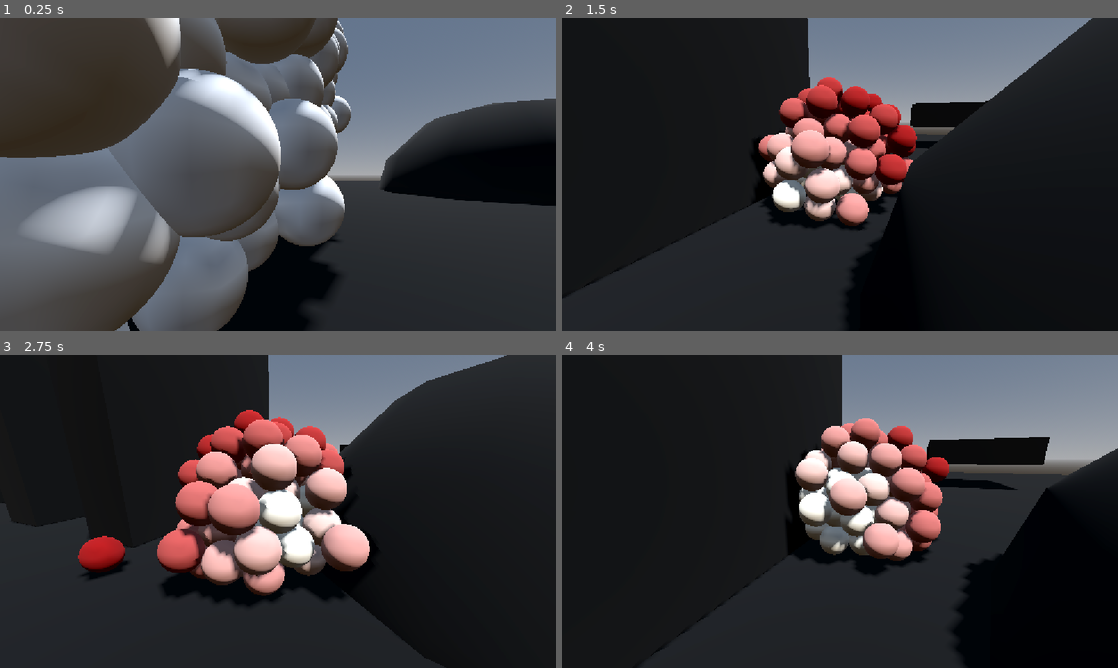
Above: before the commit, frames 1-4 (two rows, left to right).
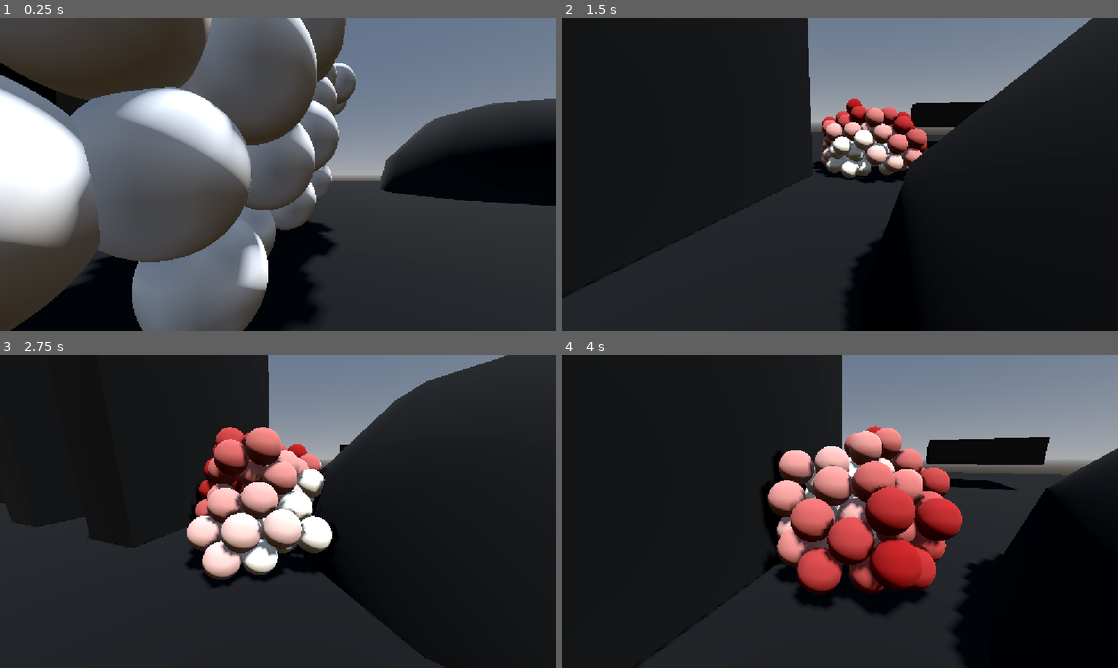
Above: after the commit, the same moments.

Repository: bigdcdog/Speek
Game: Godot game, scene res://scenes/main.tscn
Same seed, same stepped clock (60 frames per second), same inputs: the game is played once before the commit and once after it.
Inputs (mouse positions are in pixels of both pictures, inside the frame that each line leads up to):
- Up to frame 1 (0.25 s): no input
- Up to frame 2 (1.5 s): move the mouse to (962, 158) at 0.52 s; hold D (right) 0.53-1.28 s; hold Right mouse button (drag) 0.53-1.28 s; move the mouse to (728, 190) at 1.27 s; hold S (backward) from 1.28 s (still down); tap Mouse wheel up (zoom_in) at 1.35 s
- Up to frame 3 (2.75 s): move the mouse to (333, 442) at 2.02 s; release S (backward) at 2.03 s; hold D (right) from 2.03 s (still down); tap Mouse wheel down (zoom_out) at 2.1 s
- Up to frame 4 (4 s): move the mouse to (812, 574) at 2.77 s; release D (right) at 2.78 s; hold W (forward) 2.78-3.53 s; right-click (812, 574) at 2.85 s; move the mouse to (1006, 558) at 3.52 s; hold A (left) from 3.53 s (still down); tap Mouse wheel up (zoom_in) at 3.6 s

The runs differ from the first frame. In frame 1, 38% of the frame differs, in the area x 0-64%, y 0-100%; in frame 2, 9.7%; in frame 3, 16%; in frame 4, 16%.

Commit message:
final code for speek
maybe

Diff:
--- a/scenes/chunk.tscn
+++ b/scenes/chunk.tscn
@@ -16,11 +16,6 @@
 contact_monitor = true
 max_contacts_reported = 8
 script = ExtResource("1_jas4a")
-strength = 50.0
-integrity_gain = 5
-carry_scale = 6.0
-slack = 0.0
-adhesion_strength = 100.0
 
 [node name="collision" type="CollisionShape3D" parent="." unique_id=334336060]
 shape = SubResource("SphereShape3D_g4v7s")
--- a/scenes/chunk_manager.tscn
+++ b/scenes/chunk_manager.tscn
@@ -8,6 +8,8 @@
 
 [node name="chunk_manager" type="Node3D" unique_id=1375283603]
 script = ExtResource("1_0oixa")
+near_colour = Color(0.94509804, 0.92156863, 0.8666667, 1)
+far_colour = Color(0.5568628, 0, 0, 1)
 
 [node name="target" type="CharacterBody3D" parent="." unique_id=790738553]
 collision_layer = 2
--- a/scripts/chunk.gd
+++ b/scripts/chunk.gd
@@ -3,13 +3,18 @@
 @onready var mesh: MeshInstance3D = $mesh
 @onready var collision: CollisionShape3D = $collision
 
-@export var max_distance := 10.0
+@export_category("chunk_physics")
+
+@export_group("chunk movement")
+@export var max_distance := 5.0
 @export var strength := 100.0
-@export var max_speed := 8.0
-
+@export var max_speed := 10.0
+
+@export_group("chunk integrity")
 @export var integrity_loss := 1
 @export var integrity_gain := 10
 
+@export_group("chunk connection")
 @export var reach_scale := 1.0
 @export var carry_scale := 0.85
 @export var follow_scale := 0.7
@@ -17,13 +22,15 @@
 @export var slide := 0.8
 @export var slack := 1.1
 
-@export_range(0.0, 1.0) var link_stiffness := 0.1
+@export_group("chunk link")
+@export_range(0.0, 1.0) var link_stiffness := 0.5
 @export_range(0.0, 1.0) var link_damping := 0.8
 @export var max_pull := 300.0
 @export var recall_distance := 8.0
 @export var enable_recall := false
 
-@export var adhesion_strength := 200.0
+@export_group("chunk surface")
+@export var adhesion_strength := 20.0
 @export var surface_damping := 8.0
 
 var radius := 0.0
@@ -62,147 +69,99 @@
 var surface_normal := Vector3.ZERO
 var timer := 0.0
 
-
 func link_to(other, rest_length: float) -> void:
-	if other == self or links.has(other):
-		return
-
 	links.append(other)
 	rests.append(rest_length)
 	gains.append(0.0)
-
 	other.links.append(self)
 	other.rests.append(rest_length)
 	other.gains.append(0.0)
 
-
 func unlink_from(other) -> void:
 	var index: int = links.find(other)
-
 	if index != -1:
 		links.remove_at(index)
 		rests.remove_at(index)
 		gains.remove_at(index)
-
 	if not is_instance_valid(other):
 		return
-
 	var other_index: int = other.links.find(self)
-
 	if other_index != -1:
 		other.links.remove_at(other_index)
 		other.rests.remove_at(other_index)
 		other.gains.remove_at(other_index)
-
 
 func bake_links() -> void:
 	for i in range(links.size()):
 		var link = links[i]
 		var busiest: int = maxi(links.size(), link.links.size())
 		var combined_mass: float = mass + link.mass
-
 		if combined_mass <= 0.0:
 			gains[i] = 0.0
 			continue
-
 		gains[i] = (mass * link.mass / combined_mass) / (busiest + 1)
-
 
 func pick_base() -> void:
 	base = null
 	base_rest = 0.0
-
 	for i in range(links.size()):
 		var link = links[i]
-
 		if link.rank < rank:
 			if base == null or link.rank > base.rank:
 				base = link
 				base_rest = rests[i]
 
-
 func hold_distance() -> float:
 	if group != Group.NEAR and base != null:
 		return base_rest * slack
-
 	return radius * 2.0 * slack
-
 
 func capture_contacts(state: PhysicsDirectBodyState3D) -> void:
 	wall_integrity = 0
 	wall_supports.clear()
-
 	var normal_sum := Vector3.ZERO
-
 	for contact in state.get_contact_count():
 		var collider = state.get_contact_collider_object(contact)
-
 		if collider == null:
 			continue
-
 		if collider is Node and collider.is_in_group("speek"):
 			continue
-
 		wall_integrity += integrity_gain
-
-		wall_supports.append(
-			state.transform * state.get_contact_local_position(contact)
-		)
-
+		wall_supports.append(state.transform * state.get_contact_local_position(contact))
 		var local_normal: Vector3 = state.get_contact_local_normal(contact)
 		var world_normal: Vector3 = state.transform.basis * local_normal
-
 		if world_normal.length_squared() > 0.0001:
 			normal_sum += world_normal.normalized()
-
 	if normal_sum.length_squared() > 0.0001:
 		surface_normal = normal_sum.normalized()
 	else:
 		surface_normal = Vector3.ZERO
 
-
 func cohesion(state: PhysicsDirectBodyState3D) -> void:
 	if links.is_empty():
 		return
-
 	var here: Vector3 = state.transform.origin
-
 	var spring: float = link_stiffness / (state.step * state.step)
 	var damper: float = link_damping / state.step
-
 	var pull := Vector3.ZERO
 	var nearest = null
 	var nearest_distance: float = INF
-
 	for i in range(links.size()):
 		var link = links[i]
-
 		if not is_instance_valid(link):
 			continue
-
 		var offset: Vector3 = link.global_position - here
 		var distance: float = offset.length()
-
 		if distance < nearest_distance:
 			nearest_distance = distance
 			nearest = link
-
 		if distance < 0.0001:
 			continue
-
 		var direction: Vector3 = offset / distance
 		var stretch: float = distance - rests[i]
-
-		var separating: float = (
-			link.linear_velocity - state.linear_velocity
-		).dot(direction)
-
-		pull += direction * (
-			stretch * spring + separating * damper
-		) * gains[i]
-
+		var separating: float = (link.linear_velocity - state.linear_velocity).dot(direction)
+		pull += direction * (stretch * spring + separating * damper) * gains[i]
 	state.apply_central_force(pull.limit_length(max_pull))
-
 	if enable_recall and nearest != null and nearest_distance > recall_distance:
 		recall(state, nearest)
 
@@ -216,45 +175,20 @@
 func adhesion(state: PhysicsDirectBodyState3D) -> void:
 	if surface_normal == Vector3.ZERO:
 		return
-
 	state.apply_central_force(-surface_normal * adhesion_strength)
-
-	var normal_velocity: Vector3 = (
-		surface_normal * state.linear_velocity.dot(surface_normal)
-	)
-
-	var tangent_velocity: Vector3 = (
-		state.linear_velocity - normal_velocity
-	)
-
+	var normal_velocity: Vector3 = (surface_normal * state.linear_velocity.dot(surface_normal))
+	var tangent_velocity: Vector3 = (state.linear_velocity - normal_velocity)
 	state.apply_central_force(-tangent_velocity * surface_damping)
 
 
 func drive(state: PhysicsDirectBodyState3D, chunk_scale: float) -> void:
 	if integrity <= 0:
 		return
-
 	var hold: float = hold_distance()
-
-	var multiplier: float = pow(
-		clampf(
-			(target_distance - hold) / maxf(max_distance - hold, 0.001),
-			0.0,
-			1.0
-		),
-		0.5
-	)
-
+	var multiplier: float = pow(clampf((target_distance - hold) / maxf(max_distance - hold, 0.001), 0.0, 1.0), 0.5)
 	var held: float = clampf(
-		float(integrity) / maxf(float(integrity_gain), 0.001),
-		0.0,
-		1.0
-	)
-
-	state.apply_central_force(
-		target_direction * multiplier * held * strength * chunk_scale
-	)
-
+		float(integrity) / maxf(float(integrity_gain), 0.001), 0.0, 1.0)
+	state.apply_central_force(target_direction * multiplier * held * strength * chunk_scale)
 
 func far(state: PhysicsDirectBodyState3D) -> void:
 	if supporting:
@@ -262,13 +196,11 @@
 
 	drive(state, follow_scale)
 
-
 func mid(state: PhysicsDirectBodyState3D) -> void:
 	if supporting:
 		state.linear_velocity *= grip
 
 	drive(state, carry_scale)
-
 
 func near(state: PhysicsDirectBodyState3D) -> void:
 	if supporting:
@@ -280,20 +212,6 @@
 
 	drive(state, reach_scale)
 
-
-func _ready() -> void:
-	mesh.material_override = material
-
-	radius = collision.shape.radius
-
-
-	can_sleep = false
-	contact_monitor = true
-	max_contacts_reported = maxi(max_contacts_reported, 16)
-
-	add_to_group("speek")
-
-
 func _exit_tree() -> void:
 	for link in links.duplicate():
 		unlink_from(link)
@@ -302,6 +220,8 @@
 	rests.clear()
 	gains.clear()
 
+func _ready() -> void:
+	mesh.material_override = material
 
 func _physics_process(delta: float) -> void:
 	timer += delta
@@ -310,21 +230,16 @@
 		material.albedo_color = colour
 		timer = 0.0
 
-
 func _integrate_forces(state: PhysicsDirectBodyState3D) -> void:
 	capture_contacts(state)
-
 	cohesion(state)
 	adhesion(state)
 
 	match group:
 		Group.NEAR:
 			near(state)
-
 		Group.MID:
 			mid(state)
-
 		Group.FAR:
 			far(state)
-
 	state.linear_velocity = state.linear_velocity.limit_length(max_speed)
--- a/scripts/chunk_manager.gd
+++ b/scripts/chunk_manager.gd
@@ -36,6 +36,7 @@
 	add_child(chunk)
 	chunk.position = spawn_position
 	chunk.collision.shape = chunk.collision.shape.duplicate()
+	chunk.radius = chunk_radius
 	chunk.collision.shape.radius = chunk_radius
 	chunk.mesh.mesh.radius = chunk_radius
 	chunk.mesh.mesh.height = chunk_radius * 2
@@ -119,7 +120,7 @@
 			var target_chunk = chunks[target_index]
 			chunk.target_direction = chunk.global_position.direction_to(target_chunk.global_position)
 			chunk.target_distance = chunk.global_position.distance_to(target_chunk.global_position)
-			chunk.colour = near_colour.lerp(far_colour,clampf(float(chunk_num) / maxf(float(chunks.size() - 1), 1.0),0.0,1.0))
+			chunk.colour = near_colour.lerp(far_colour,clampf(float(chunk_num) / maxf(float(chunks.size() - 1), 1.0), 0.0, 1.0))
 			chunk.group = chunk.Group.MID
 		else:
 			chunk.target_direction = chunk.global_position.direction_to(target.global_position)
